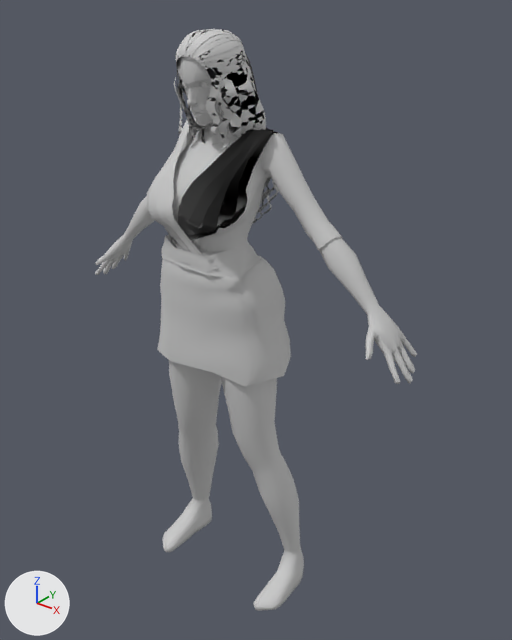
The FBX model Assets/Resources/Art/Evee_Player/evee.FBX, before and after one commit.
The view is the same before and after, from a camera (50 mm lens) standing at (5.71, -6.68, 8.38) and looking at (0.27, 0.13, 4.16). Arrows for +X, +Y and +Z are at lower left; the lights stay in place. Where no turn or scale is listed for an object, it has been applied to the vertices.

Before the edit, the objects in view are built like this:
```python
ob_cinto = bpy.data.objects.new('Cinto', me_mesh_001)
ob_cinto.location = (0.03, -0.42, 5.18)
ob_clothes = bpy.data.objects.new('Clothes', me_mesh_004)
ob_clothes.location = (0.0, -0.01, 0.52)
ob_hair_high = bpy.data.objects.new('hair_high', me_mesh_006)
ob_hair_high.location = (0.03, -0.37, 6.66)
ob_pano01 = bpy.data.objects.new('Pano01', me_mesh)
ob_pano01.location = (0.03, -0.04, 5.42)
ob_pano02 = bpy.data.objects.new('Pano02', me_mesh_005)
ob_pano02.location = (-0.13, -0.04, 5.39)
ob_saia = bpy.data.objects.new('Saia', me_mesh_002)
ob_saia.location = (-0.06, -0.28, 4.6)
# also in view: 'Body' at (-0.01, -0.2, 3.86)
```
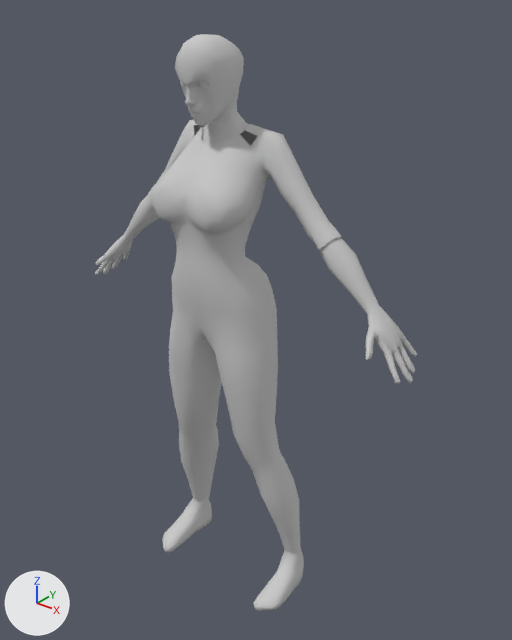
Where the newer file only moved an object's origin or applied its transform, the numbers keep the older frame.

Edits to the bpy script that builds the scene:
```text
Remove ob_hair_high:
    ob_hair_high = bpy.data.objects.new('hair_high', me_mesh_006)
    ob_hair_high.location = (0.03, -0.37, 6.66)
Remove ob_saia:
    ob_saia = bpy.data.objects.new('Saia', me_mesh_002)
    ob_saia.location = (-0.06, -0.28, 4.6)
Remove ob_pano01:
    ob_pano01 = bpy.data.objects.new('Pano01', me_mesh)
    ob_pano01.location = (0.03, -0.04, 5.42)
Remove ob_pano02:
    ob_pano02 = bpy.data.objects.new('Pano02', me_mesh_005)
    ob_pano02.location = (-0.13, -0.04, 5.39)
Remove ob_cinto:
    ob_cinto = bpy.data.objects.new('Cinto', me_mesh_001)
    ob_cinto.location = (0.03, -0.42, 5.18)
```

Where the change shows, as pixel boxes [x1, y1, x2, y2] in the pictures (512 x 640 px):
'Saia', deleted: before [157, 256, 291, 387]
'hair_high', deleted: before [174, 29, 278, 223]
'Pano02', deleted (black): before [170, 128, 278, 248]
'Pano01', deleted: before [147, 117, 218, 269]
'Cinto', deleted: before [161, 235, 263, 278]
